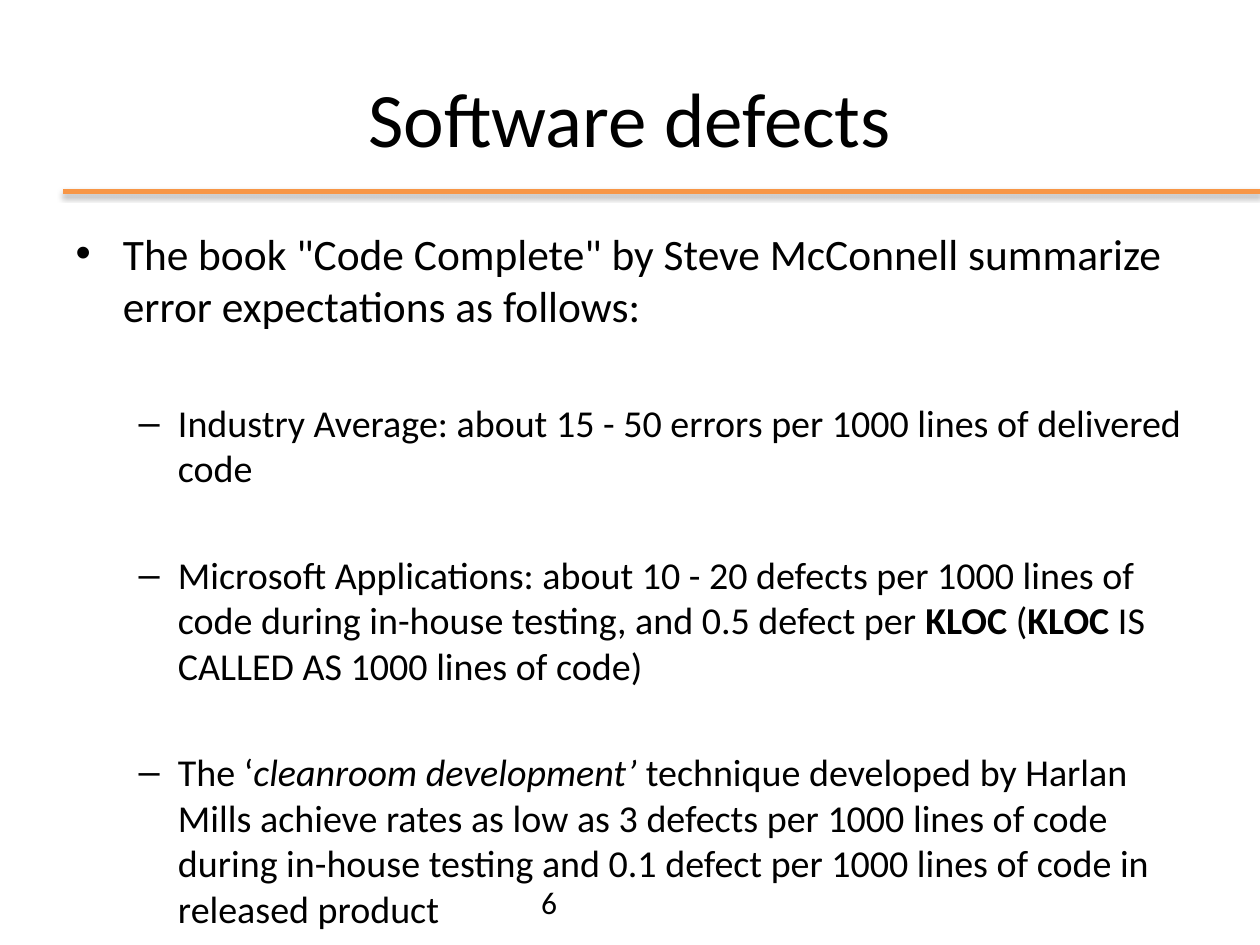
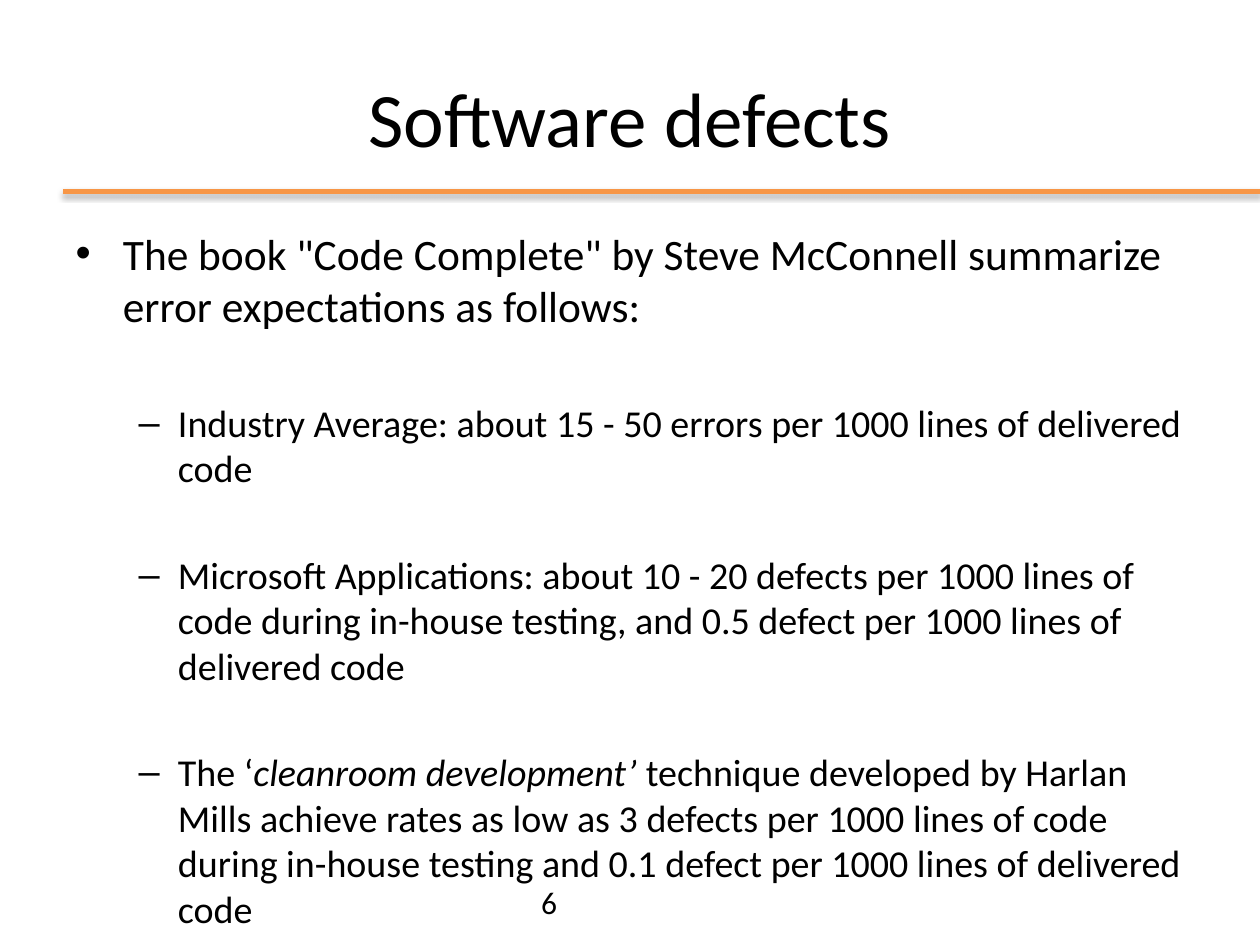
Before and after one commit to giordy97/Programmazione_Oggetti, a slide deck: slide 6 of slides/ppt/01_FromCtoJava.pptx. Drawn at 1260x945 pixels with LibreOffice and Linux fonts; fonts in the diff are those of the drawing; background and template pictures are left out. Boxes give left, top, right and bottom in pixels: in the first picture for what was removed or moved away, otherwise in the second. Text is boxed around its words. In the diff, an @@ line names an element or a change of style, - is before the commit and + after.

```diff
--- a/slides/ppt/01_FromCtoJava.pptx
+++ b/slides/ppt/01_FromCtoJava.pptx
@@ text at (178,562,1181,924): text changed @@
-  – Microsoft Applications: about 10 - 20 defects per 1000 lines of code during in-house testing, and 0.5 defect per KLOC (KLOC IS CALLED AS 1000 lines of code)
-  – The ‘cleanroom development’ technique developed by Harlan Mills achieve rates as low as 3 defects per 1000 lines of code during in-house testing and 0.1 defect per 1000 lines of code in released product
+  – Microsoft Applications: about 10 - 20 defects per 1000 lines of code during in-house testing, and 0.5 defect per 1000 lines of delivered code
+  – The ‘cleanroom development’ technique developed by Harlan Mills achieve rates as low as 3 defects per 1000 lines of code during in-house testing and 0.1 defect per 1000 lines of delivered code
```
Also in this commit, not shown: 26 other slides changed, 2 slides added, 4 other files.
